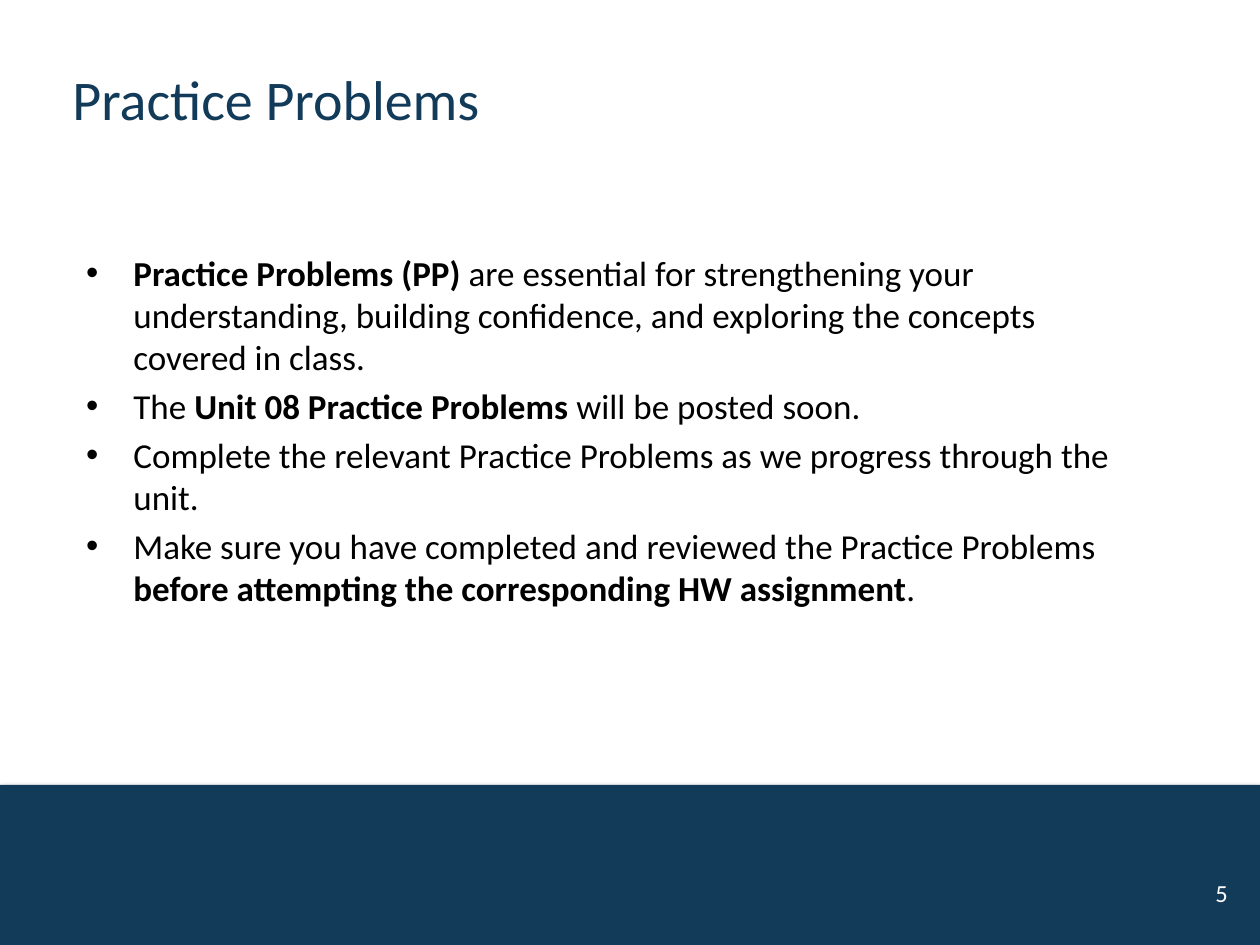
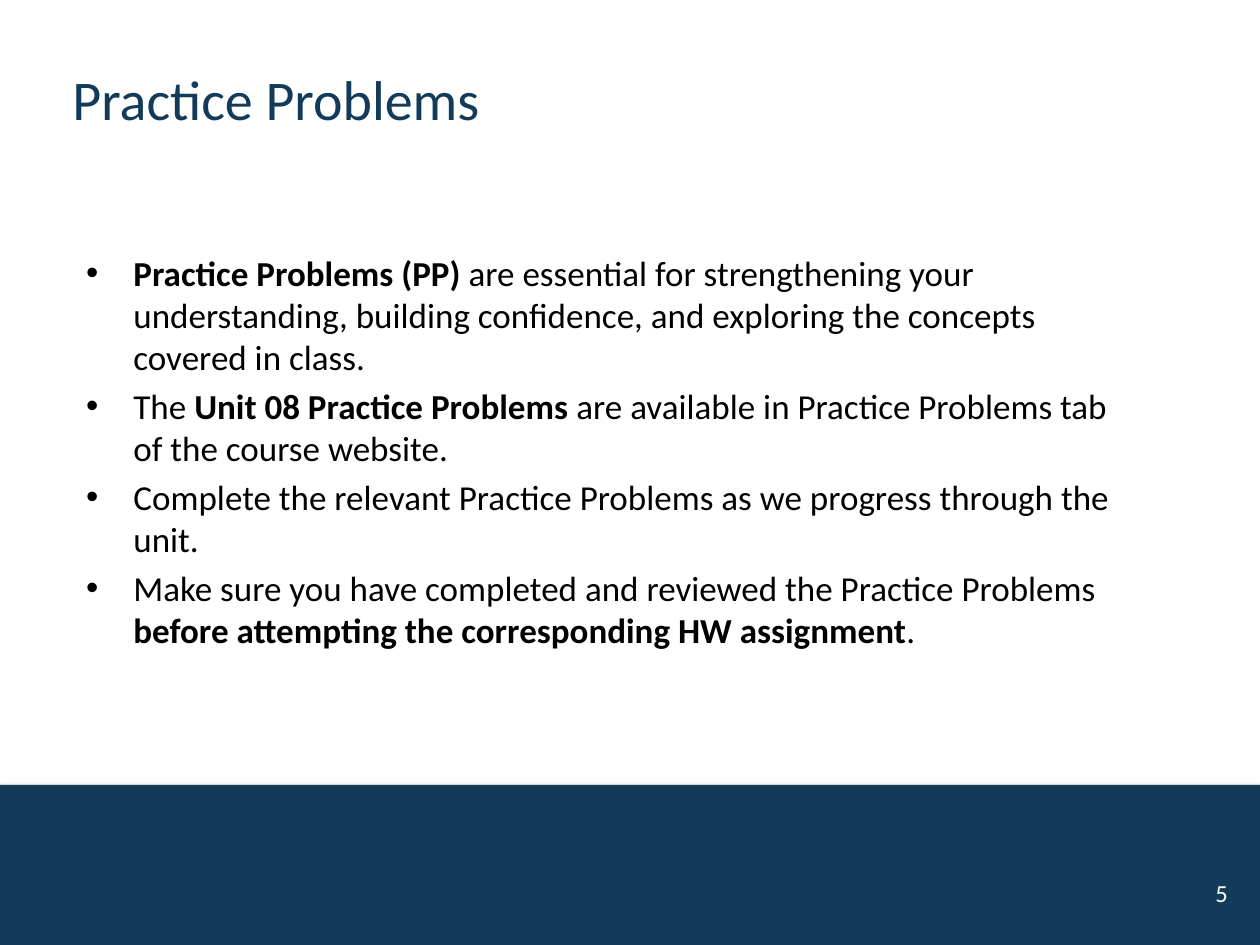
Before and after one commit to mutasim221B/CWRU-STAT-312-Fall-26, a slide deck: slide 5 of docs/activities/Unit-08-Hypothesis.pptx. Drawn at 1260x945 pixels with LibreOffice and Linux fonts; fonts in the diff are those of the drawing; background and template pictures are left out. Boxes give left, top, right and bottom in pixels: in the first picture for what was removed or moved away, otherwise in the second. Text is boxed around its words. In the diff, an @@ line names an element or a change of style, - is before the commit and + after.

```diff
--- a/docs/activities/Unit-08-Hypothesis.pptx
+++ b/docs/activities/Unit-08-Hypothesis.pptx
@@ text at (133,394,1106,462): text changed; bold off @@
-• The Unit 08 Practice Problems will be posted soon.
+• The Unit 08 Practice Problems are available in Practice Problems tab of the course website.
```
Also in this commit, not shown: 20 other files.
